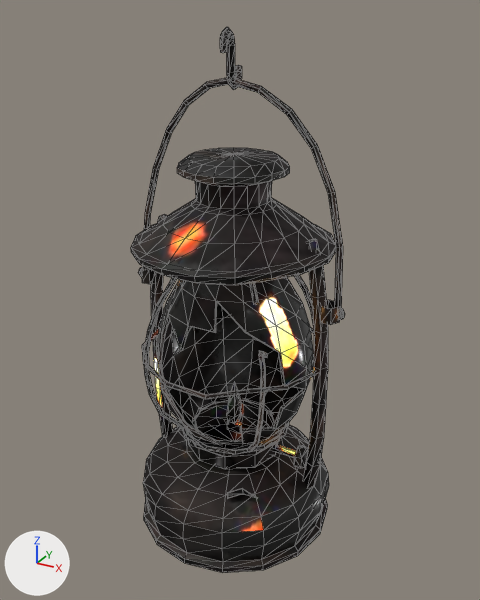
The glTF model render-output/b4-props/b4p_mine_lantern/b4p_mine_lantern.glb: old version first, new version second.
Both versions are drawn from a 50 mm lens placed at (0.221, -0.393, 0.389), pointed at (0.003, 0.003, 0.191). Lighting does not change. The marker at lower left points along +X, +Y and +Z. The older version comes first. Mesh edges are drawn as thin lines. Vertices at exactly the same position are counted once.

The first picture shows 'b4p_mine_lantern'.
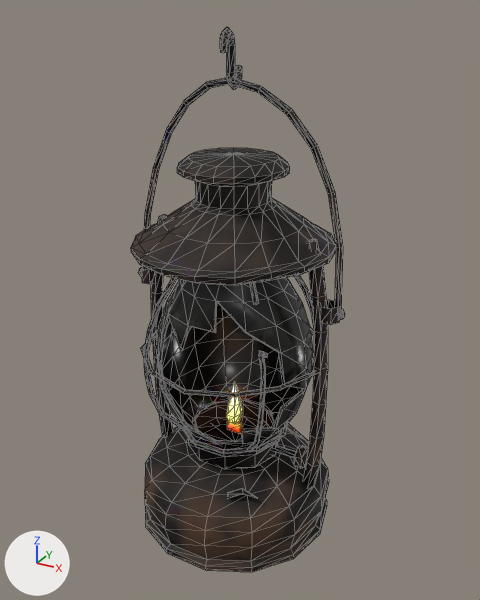
The change in detail:
me_b4p_mine_lantern is used by ob_b4p_mine_lantern; location (0.0, 0.0, 0.0).
me_b4p_mine_lantern had 1344 vertices, 2548 faces and spanned x -0.086..0.086, y -0.078..0.078, z 0.0..0.378.
me_b4p_mine_lantern now has 1310 vertices, 2480 faces and spans x -0.086..0.086, y -0.077..0.077, z 0.0..0.378.
Part 1, on me_b4p_mine_lantern:
118 vertices are removed from x -0.064..0.064, y -0.078..0.078, z 0.0..0.154.
316 faces are deleted.
5 vertices in x 0.065..0.073, y 0.027..0.03, z 0.004..0.049 move by (-0.002, 0.004, 0.0).
5 vertices in x -0.069..-0.052, y -0.029..-0.021, z 0.01..0.058 move by (0.002, -0.003, 0.0).
4 vertices in x 0.052..0.055, y 0.052..0.055, z 0.004..0.028 move by (-0.006, 0.006, 0.0).
4 vertices in x -0.073..-0.071, y 0.029..0.03, z 0.004..0.041 move by (0.002, 0.004, 0.0).
4 vertices in x 0.071..0.073, y -0.03..-0.029, z 0.004..0.041 move by (-0.002, -0.004, 0.0).
3 vertices in x -0.068..-0.065, y 0.027..0.028, z 0.0..0.049 move by (0.001, 0.004, 0.0).
71 vertices move from x -0.072..0.068, y -0.078..0.078, z 0.0..0.064 to x -0.07..0.067, y -0.076..0.076, z 0.0..0.064.
78 vertices are added at x -0.062..0.062, y -0.077..0.077, z 0.004..0.154.
6 new vertices lie (0.025, -0.025, 0.0) away from vertices in x -0.06..0.035, y -0.035..0.06, z 0.15..0.154.
248 new faces join them.
me_b4p_mine_lantern part 2: 2231 kept faces spanning x -0.086..0.086, y -0.076..0.076, z 0.0..0.378 get new texture (UV) coordinates.

Where the change shows, as pixel boxes (x1, y1, x2, y2) in the pictures (480 x 600 px; the box of a moved part takes in the faces that stretch with it):
'b4p_mine_lantern', reshaped: before (131, 27, 345, 573); after (131, 27, 345, 572)
part 1 of me_b4p_mine_lantern, moved or reshaped: before (142, 328, 329, 573); after (140, 328, 329, 572)
part 2 of me_b4p_mine_lantern, surface changed: (131, 27, 343, 568) in both
